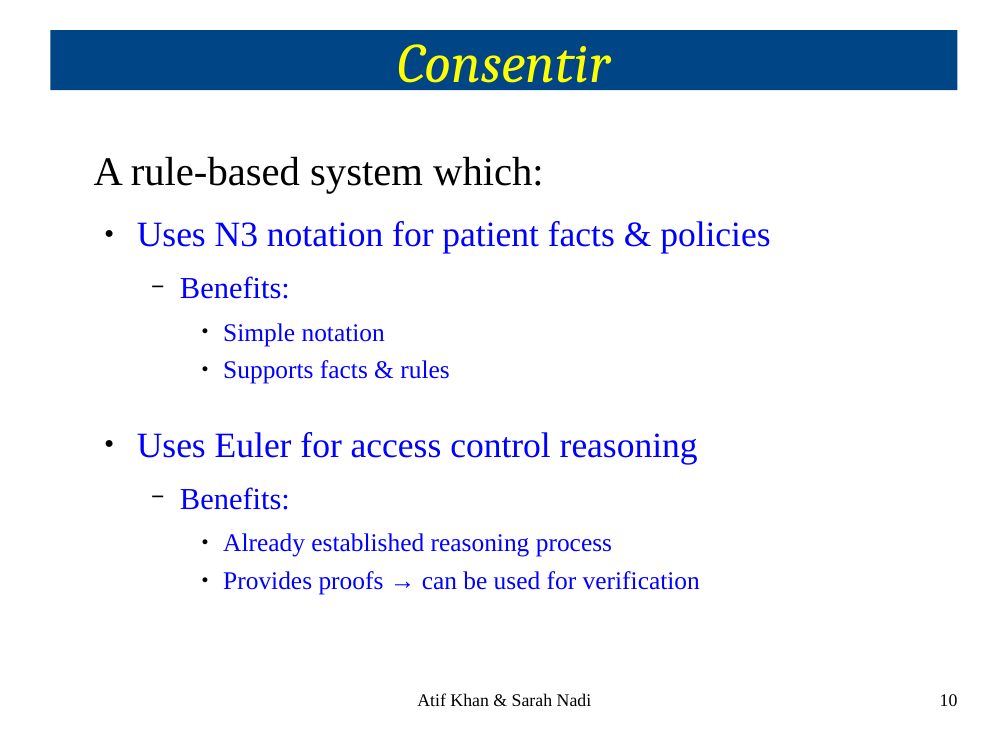
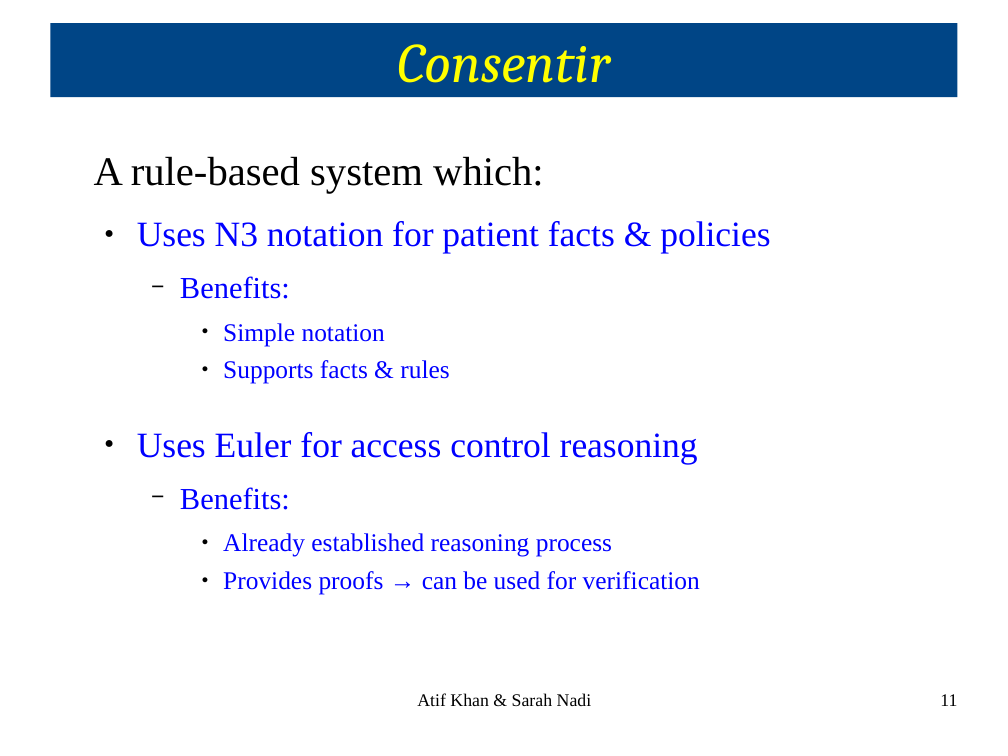
Before and after one commit to snadi/cs898proj, a slide deck: slide 11 of cs898proj/Presentation/CS898ProjPresentation.odp (slide 10 before the commit). Drawn at 1008x756 pixels with LibreOffice and Linux fonts; fonts in the diff are those of the drawing. Boxes give left, top, right and bottom in pixels: in the first picture for what was removed or moved away, otherwise in the second. Text is boxed around its words. In the diff, an @@ line names an element or a change of style, - is before the commit and + after.

```diff
--- a/cs898proj/Presentation/CS898ProjPresentation.odp
+++ b/cs898proj/Presentation/CS898ProjPresentation.odp
@@ title "Consentir" resized from (x1=50, y1=30, x2=958, y2=90) to (x1=50, y1=23, x2=958, y2=97) @@
@@ page number at (x1=940, y1=694, x2=957, y2=706): text changed @@
-10
+11
```
Also in this commit, not shown: 1 other slide changed, 1 slide added.
